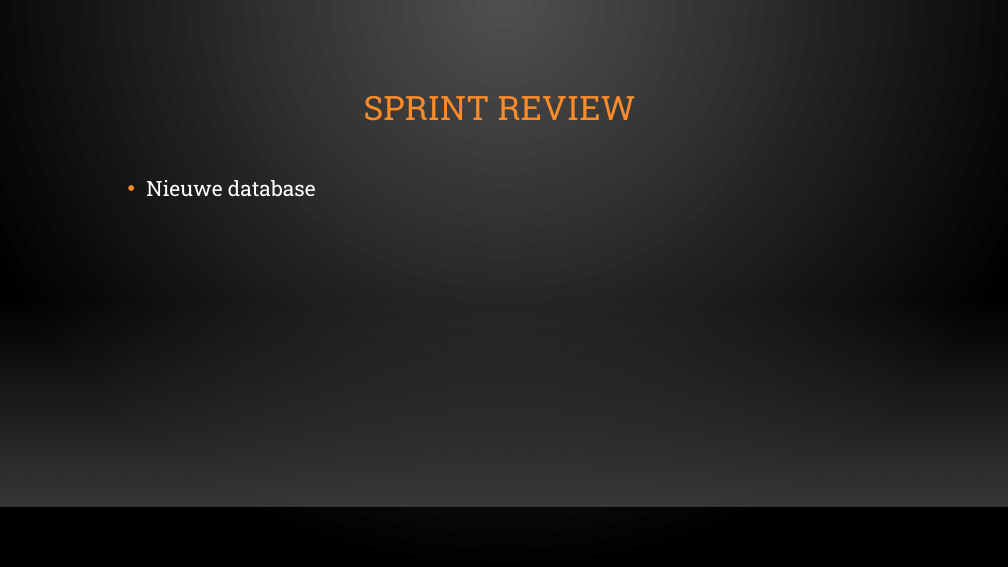
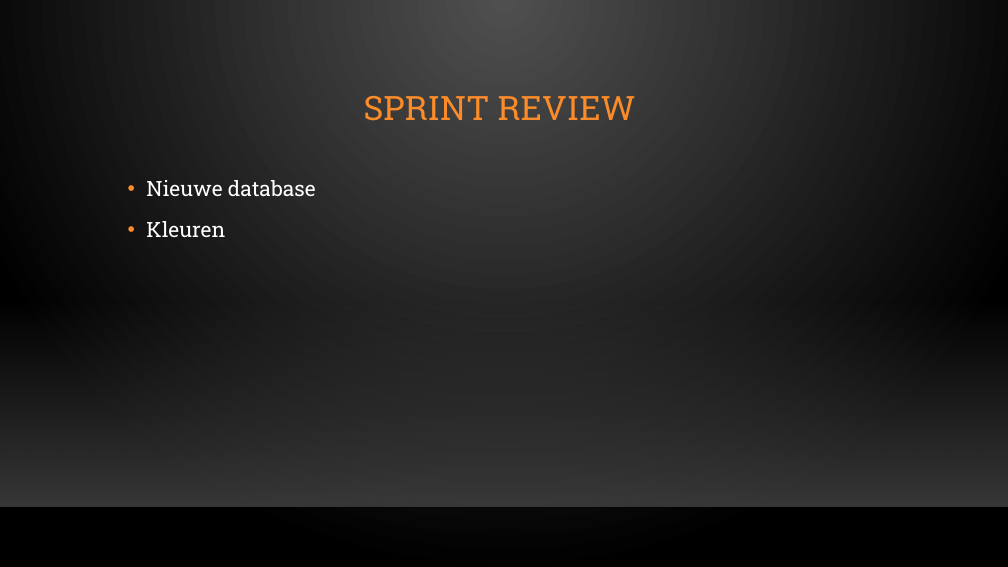
Before and after one commit to OG-netizen/Project-3-4, a slide deck: slide 2 of Sprint Planning/Scrum meeting 3.pptx. Drawn at 1008x567 pixels with LibreOffice and Linux fonts; fonts in the diff are those of the drawing; background and template pictures are left out. Boxes give left, top, right and bottom in pixels: in the first picture for what was removed or moved away, otherwise in the second. Text is boxed around its words. In the diff, an @@ line names an element or a change of style, - is before the commit and + after.

```diff
--- a/Sprint Planning/Scrum meeting 3.pptx
+++ b/Sprint Planning/Scrum meeting 3.pptx
@@ text at <box>146,221,225,237</box>: paragraph added @@
+• Kleuren
```
Also in this commit, not shown: 1 slide added, 2 other files.
